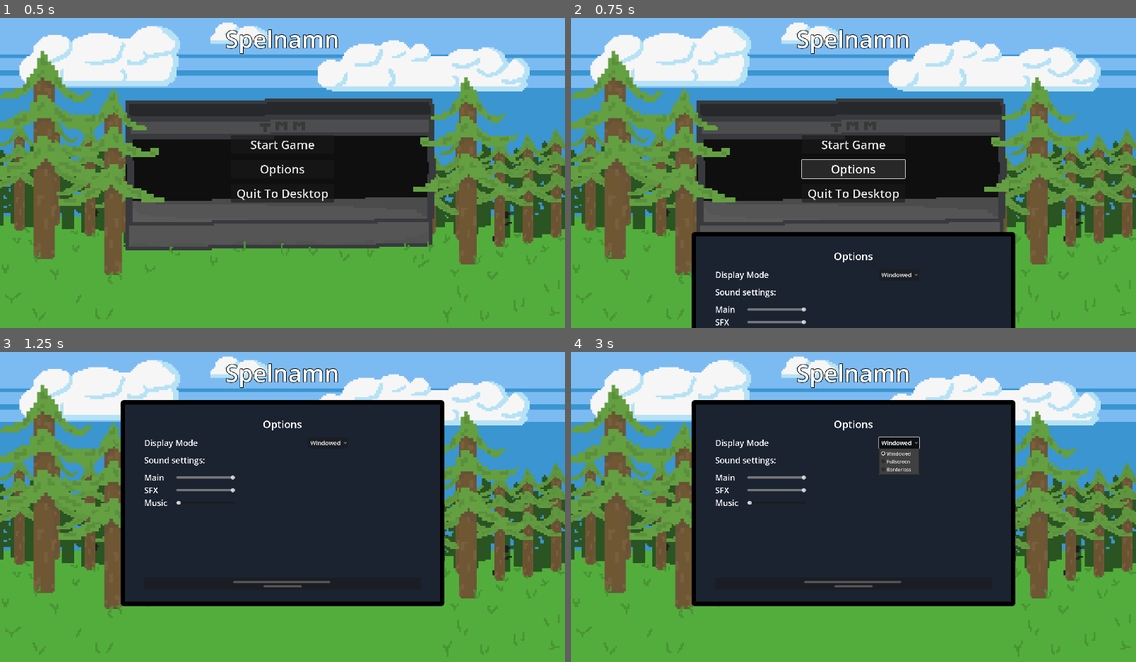
Above: before the commit, frames 1-4 (two rows, left to right).
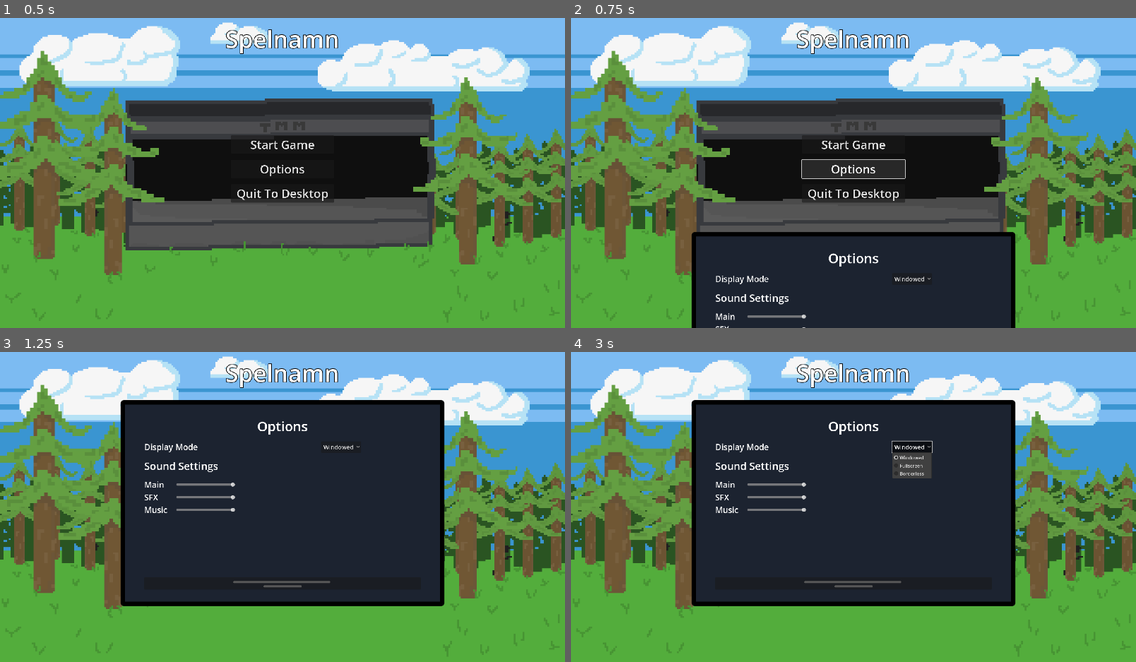
Above: after the commit, the same moments.

Repository: Goldstar32/TMMGame
Game: Godot game, scene res://Scenes/Menus/main_menu.tscn
Same seed, same stepped clock (60 frames per second), same inputs: the game is played once before the commit and once after it.
Inputs:
- Up to frame 1 (0.5 s): no input
- Up to frame 2 (0.75 s): click "Options" at 0.5 s
- Up to frame 3 (1.25 s): no input
- Up to frame 4 (3 s): click "Start Game" at 1.25 s; click "Start Game" at 2 s; click "Windowed" at 2.75 s

Frame 1 is identical in both runs. In frame 2, 1.1% of the frame differs, in the area x 25-64%, y 75-100%; in frame 3, 1.3%; in frame 4, 2.1%, in the area x 25-64%, y 22-52%.

Commit message:
La till ljud när man ändrar ljudnivå och lite sånt

Diff:
--- a/Scenes/Menus/options_menu.tscn
+++ b/Scenes/Menus/options_menu.tscn
@@ -62,9 +62,9 @@
 layout_mode = 2
 theme_override_constants/separation = 20
 
-[node name="Label" type="Label" parent="MenuPanel/MarginContainer/VBoxContainer"]
+[node name="Options" type="Label" parent="MenuPanel/MarginContainer/VBoxContainer"]
 layout_mode = 2
-theme_override_font_sizes/font_size = 35
+theme_override_font_sizes/font_size = 45
 text = "Options"
 horizontal_alignment = 1
 
@@ -98,8 +98,8 @@
 
 [node name="SoundSettings" type="Label" parent="MenuPanel/MarginContainer/VBoxContainer/GridContainer"]
 layout_mode = 2
-theme_override_font_sizes/font_size = 28
-text = "Sound settings:"
+theme_override_font_sizes/font_size = 35
+text = "Sound Settings"
 
 [node name="GridContainer2" type="GridContainer" parent="MenuPanel/MarginContainer/VBoxContainer"]
 layout_mode = 2
@@ -154,7 +154,10 @@
 icon_alignment = 1
 
 [connection signal="item_selected" from="MenuPanel/MarginContainer/VBoxContainer/GridContainer/Mode" to="." method="_on_option_button_item_selected"]
+[connection signal="drag_ended" from="MenuPanel/MarginContainer/VBoxContainer/GridContainer2/MainSlider" to="." method="_on_main_slider_drag_ended"]
 [connection signal="value_changed" from="MenuPanel/MarginContainer/VBoxContainer/GridContainer2/MainSlider" to="." method="_on_main_slider_value_changed"]
+[connection signal="drag_ended" from="MenuPanel/MarginContainer/VBoxContainer/GridContainer2/SFXSlider" to="." method="_on_sfx_slider_drag_ended"]
 [connection signal="value_changed" from="MenuPanel/MarginContainer/VBoxContainer/GridContainer2/SFXSlider" to="." method="_on_sfx_slider_value_changed"]
+[connection signal="drag_ended" from="MenuPanel/MarginContainer/VBoxContainer/GridContainer2/MusicSlider" to="." method="_on_music_slider_drag_ended"]
 [connection signal="value_changed" from="MenuPanel/MarginContainer/VBoxContainer/GridContainer2/MusicSlider" to="." method="_on_music_slider_value_changed"]
 [connection signal="button_up" from="MenuPanel/MarginContainer/VBoxContainer/Close" to="." method="_on_button_button_up"]
--- a/Scripts/Menus/options_menu.gd
+++ b/Scripts/Menus/options_menu.gd
@@ -1,10 +1,13 @@
 extends Control
 @onready var options_menu = $"."
+@onready var menu_panel = $MenuPanel
+
 @onready var click_sound = preload("res://Assets/SFX/spacebar-click-keyboard-199448.mp3")
-@onready var menu_panel = $MenuPanel
+
+@onready var main_bus = AudioServer.get_bus_index("Master")
 @onready var sfx_bus = AudioServer.get_bus_index("SFX")
-@onready var main_bus = AudioServer.get_bus_index("Master")
 @onready var music_bus = AudioServer.get_bus_index("Music")
+
 var screenSize
 
 # Called when the node enters the scene tree for the first time.
@@ -13,7 +16,7 @@
 	sfx_slider.value = db_to_linear(AudioServer.get_bus_volume_db(sfx_bus))
 	var main_slider = $MenuPanel/MarginContainer/VBoxContainer/GridContainer2/MainSlider
 	main_slider.value = db_to_linear(AudioServer.get_bus_volume_db(main_bus))
-	var music_slider = $MenuPanel/MarginContainer/VBoxContainer/GridContainer2/MainSlider
+	var music_slider = $MenuPanel/MarginContainer/VBoxContainer/GridContainer2/MusicSlider
 	music_slider.value = db_to_linear(AudioServer.get_bus_volume_db(music_bus))
 
 	screenSize = get_viewport().get_visible_rect().size
@@ -56,13 +59,20 @@
 		2:
 			DisplayServer.window_set_mode(DisplayServer.WINDOW_MODE_WINDOWED)
 
+#Ändra ljudnivåer efter sliders
+func _on_main_slider_value_changed(value):
+	AudioServer.set_bus_volume_db(main_bus, linear_to_db(value))
 func _on_sfx_slider_value_changed(value):
 	AudioServer.set_bus_volume_db(sfx_bus, linear_to_db(value))
-
-
-func _on_main_slider_value_changed(value):
-	AudioServer.set_bus_volume_db(main_bus, linear_to_db(value))
-
-
 func _on_music_slider_value_changed(value):
 	AudioServer.set_bus_volume_db(music_bus, linear_to_db(value))
+#Spela ljud när man ändrar ljudnivå
+func _on_main_slider_drag_ended(value_changed):
+	$SFX.stream = click_sound
+	$SFX.play()
+func _on_sfx_slider_drag_ended(value_changed):
+	$SFX.stream = click_sound
+	$SFX.play()
+func _on_music_slider_drag_ended(value_changed):
+	$SFX.stream = click_sound
+	$SFX.play()
